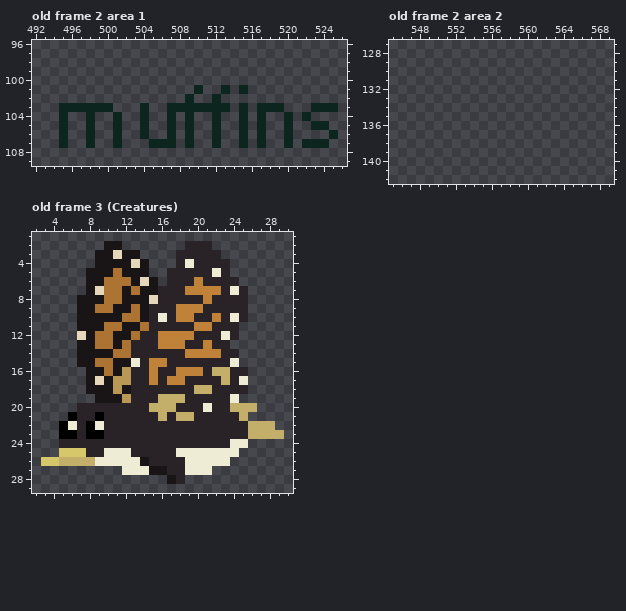
One commit to this pixel-art file: Assets/Aseprite Files/Tower Tiles.aseprite. Above, as it was before the edit.
640x360 pixels, 3 frames. Colours within 5 levels of each other are drawn and written as one. Shown: old frame 2 area 1: x 492..526, y 96..109; old frame 2 area 2: x 545..569, y 127..142; old frame 3 (Creatures): x 2..30, y 1..29. The commit also changed other frames or places, which this record leaves out.
Once edited:
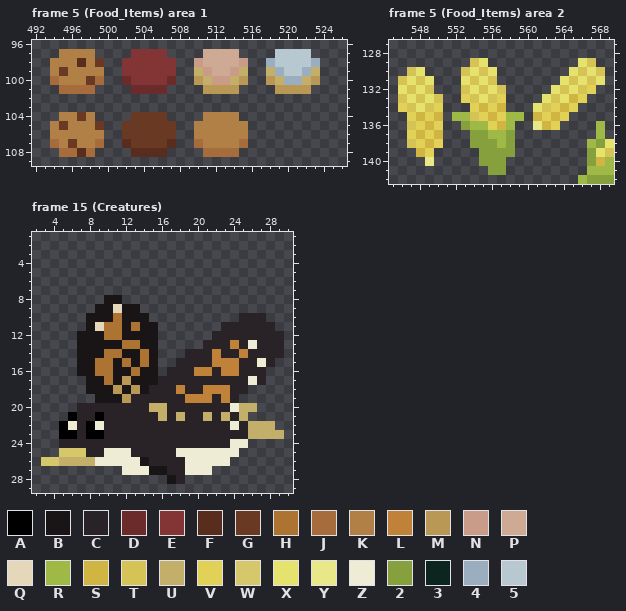
Palette (. is transparent): A #000000  B #191517  C #292226  D #6b2b2b  E #833535  F #592d1d  G #6a3923  H #ad7333  J #a76c3b  K #b18047  L #c08138  M #b99856  N #c99c8a  P #cea994  Q #e4d7ba  R #9eb945  S #d0b542  T #d5c356  U #c3af6a  V #e1d157  W #d7c76b  X #e5e36e  Y #e9e888  Z #efecd5  2 #85a03c  3 #0c251f  4 #9baec0  5 #b7c8d1
A new or re-ordered frame is compared with the old frame closest to it.
Difference:
frames 3 -> 15
layer "Items/Food_Items" added
--- frame 5 (Food_Items) area 1 against old frame 2, layers "Items/Food_Items", "Decorations"
@@ x 492..526 @@
  96 ...................................
- 97 ...................................
- 98 ...................................
- 99 ...................................
-100 ...................................
-101 ..................3..3.3...........
-102 .................3..3..............
-103 ...333333...3..3333333.3.333...333.
-104 ...3..3..3..3..3.3..3..3.3..3.3....
-105 ...3..3..3..3..3.3..3..3.3..3..33..
-106 ...3..3..3..3..3.3..3..3.3..3....3.
-107 ...3..3..3...333.3..3..3.3..3.333..
-108 ...................................
+ 97 ...KKKK....EEEE....PPPP....5555....
+ 98 ..KKKFKG..EEEEEE..NPPPPN..455554...
+ 99 ..KGKKKK..EEEEEE..UNPPNU..U4554U...
+100 ..JKKKGJ..DEEEED..MUNNUM..MU44UM...
+101 ...JJJJ....DDDD....MMMM....MMMM....
+102 ...................................
+103 ...................................
+104 ...KKGK....GGGG....KKKK............
+105 ..KGKKKG..GGGGGG..KKKKKK...........
+106 ..KKKKKK..GGGGGG..KKKKKK...........
+107 ..JKGKKJ..FGGGGF..JKKKKJ...........
+108 ...JJFJ....FFFF....JJJJ............
 109 ...................................
--- frame 5 (Food_Items) area 2 against old frame 2, layer "Items/Food_Items"
@@ x 545..569 @@
 128 .........................
-129 .........................
-130 .........................
-131 .........................
-132 .........................
-133 .........................
-134 .........................
-135 .........................
-136 .........................
-137 .........................
-138 .........................
-139 .........................
-140 .........................
-141 .........................
-142 .........................
+129 .........TX..........XT..
+130 ..TX....TXTX........XTXT.
+131 .TXTX...XTXT.......XTXTX.
+132 .XTXT...TXTXT.....XTXTV..
+133 .TXTXT..VTXTV....XTXSV...
+134 .VTXTV...VSVS...XTVSV....
+135 ..VSVS.RRTVSVRR.SVSV.....
+136 ..TVSV..2RRVSR..YSV....R.
+137 ..VSVS...22RR2.........R.
+138 ..TVSV...222R2........R2X
+139 ...SV.....2222........2XT
+140 ....Y.....222.........2SR
+141 ...........22.........RRR
+142 .....................R222
--- frame 15 (Creatures) is new; against old frame 3 (Creatures), layer "Structure"
@@ x 2..30 @@
  1 .............................
- 2 ........BB.......CCC.........
- 3 .......BBQBB....CCCCC........
- 4 .......BBBBQB...CZCCCC.......
- 5 ......BBBHBBB..CCCCCZC.......
- 6 ......BBHHHBQB.CCCLCCCC......
- 7 ......BQHHBHBBCCCLLLLCZC.....
- 8 .....BBBHHBBBQCCCCCLCCCC.....
- 9 .....BBHHBBHBCCCLLLCCCCC.....
-10 .....BBBBBHHBCZCLLCCLCZC.....
-11 .....BBBHHBBHCCCCCLLCCC......
-12 .....QBHHBBHCCLLLLCCCZC......
-13 .....BBHHBHCCCLLLCCLCC.......
-14 .....BBBBHHCCCCCCLLLLCC......
-15 .....BBHHBBZCLLCCCCCCCZ......
-16 ......BBHBMCCLCCLLLCUUCC.....
-17 ......BQBMMCCLCLLCCCCUCZ.....
-18 ......BBBMBCCCCCCCUUCCCC.....
-19 .......BBBMCCCUUUCCCCCZ......
-20 .....CCCCCCCCUUUCCCZCCUUU....
-21 ....ACCACCCCCCUCUUCCCCCU.....
-22 ...AZCAZCCCCCCCCCCCCCCCCUUU..
+ 2 .............................
+ 3 .............................
+ 4 .............................
+ 5 .............................
+ 6 .............................
+ 7 .............................
+ 8 ........BB...................
+ 9 .......BBQBB.................
+10 ......BBBHBBB..........CCC...
+11 ......BQHHBHBB.......CCCCCC..
+12 .....BBBHHBBBB......CCCCCCCC.
+13 .....BBBBBHHBB.....CCCLCZCCC.
+14 .....BBBHHBBHB...CCCLCCLCCCC.
+15 .....BBHHBHBHB..CCCCLLLCCZC..
+16 .....BBHHBBHBB.CCCLLCLLCCC...
+17 ......BBHBMBBBCCCCCCCCCCZC...
+18 ......BBBMBMBCCCLCCLLLCC.....
+19 .......BBBMCCCCCCLLLCLC......
+20 .....CCCCCCCCUUCCCCCCCZUU....
+21 ....ACCACCCCCCUCUCCUCUCU.....
+22 ...AZCAZCCCCCCCCCCCCCCZCUUU..
 23 ...AACAACCCCCCCCCCCCCCCCUUUU.
